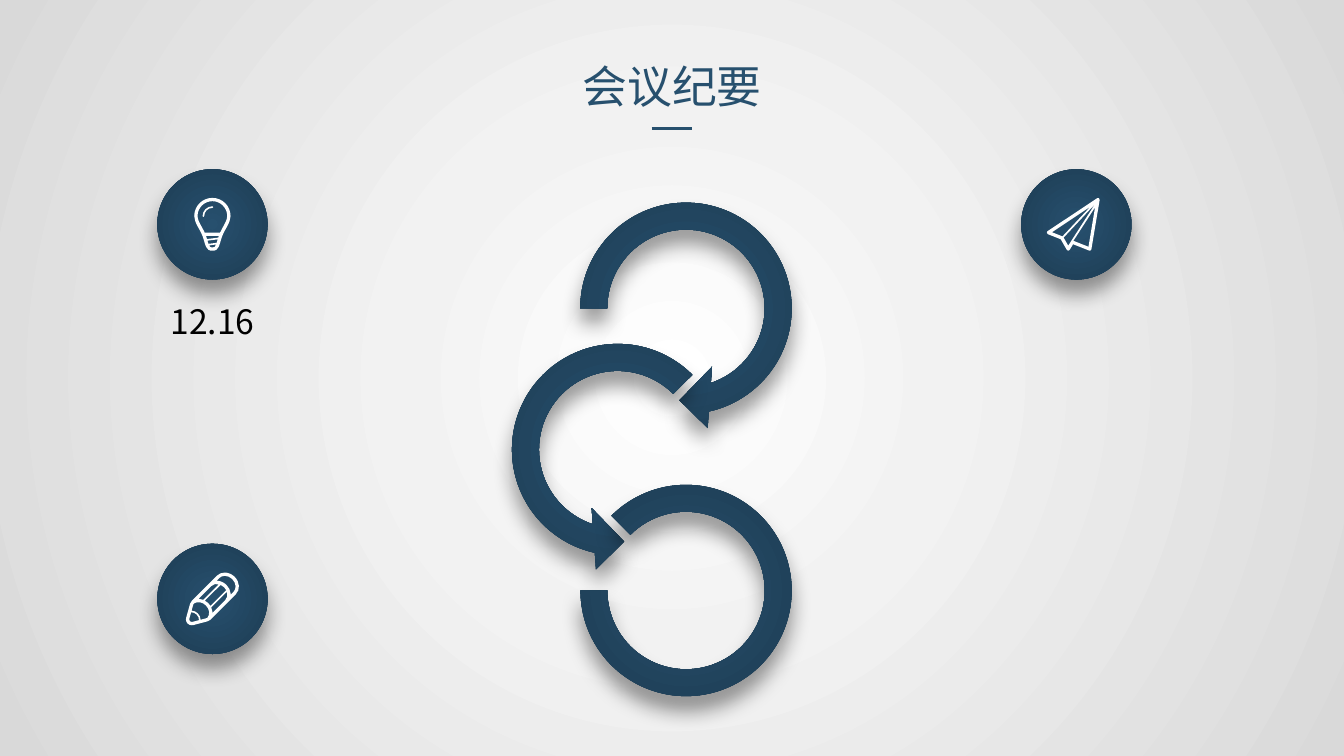
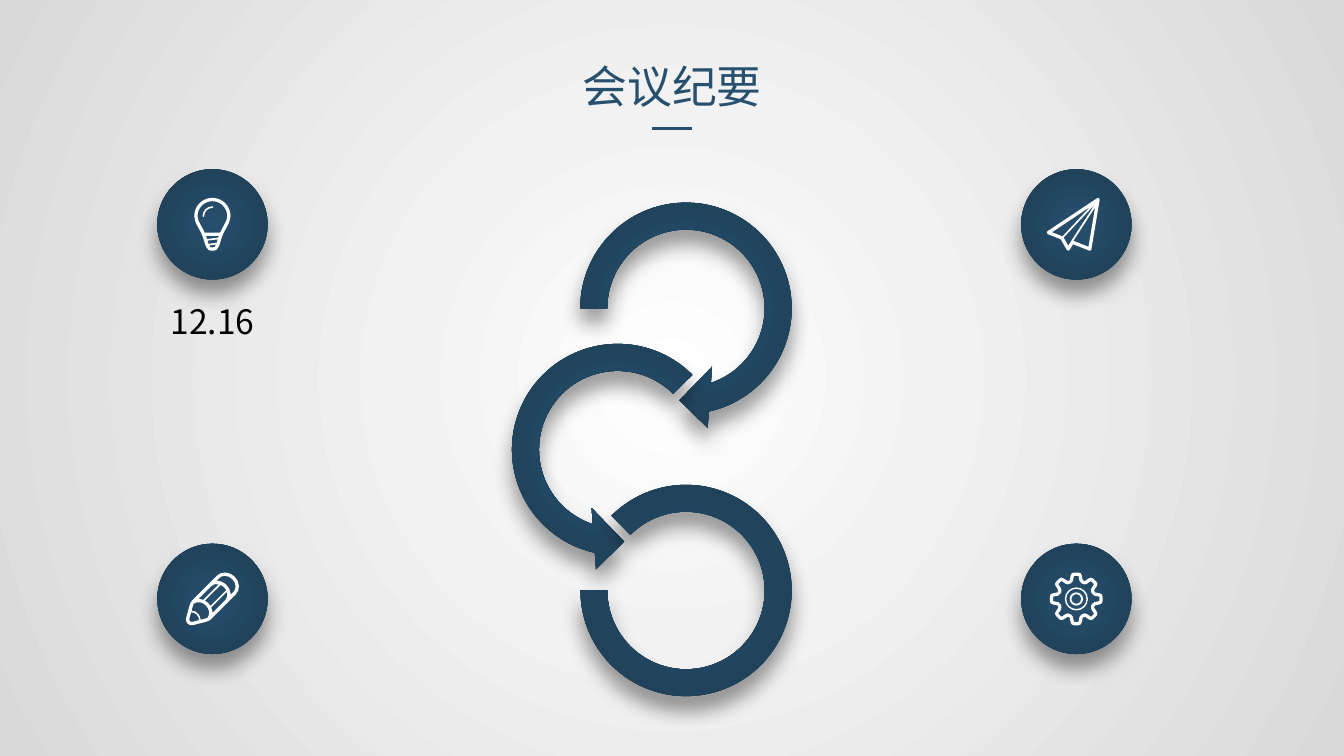
Before and after one commit to avgstuBoboge/SE2020-document, a slide deck: slide 15 of ppt/SE2020-G16-实现测试.pptx (slide 8 before the commit). Drawn at 1344x756 pixels with LibreOffice and Linux fonts; fonts in the diff are those of the drawing. Boxes give left, top, right and bottom in pixels: in the first picture for what was removed or moved away, otherwise in the second. Text is boxed around its words. In the diff, an @@ line names an element or a change of style, - is before the commit and + after.

```diff
--- a/ppt/SE2020-G16-实现测试.pptx
+++ b/ppt/SE2020-G16-实现测试.pptx
@@ group added at (1021, 544, 1132, 655): 3 freeform shapes, 1 ellipse @@
```
Also in this commit, not shown: 8 slides added, 1 slide removed.
